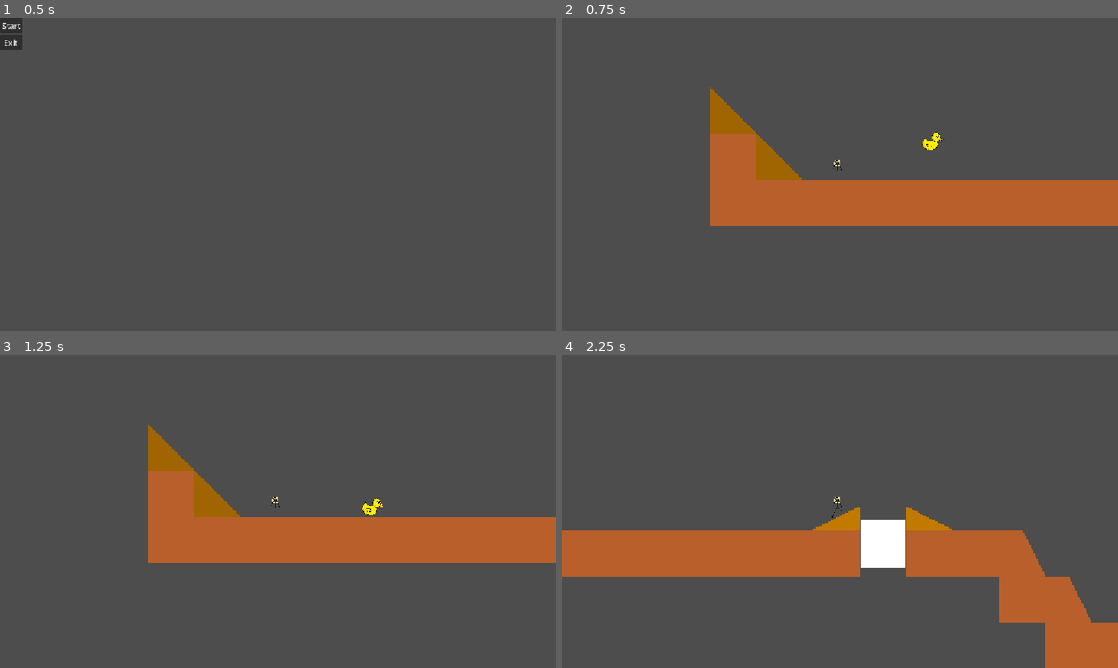
Above: before the commit, frames 1-4 (two rows, left to right).
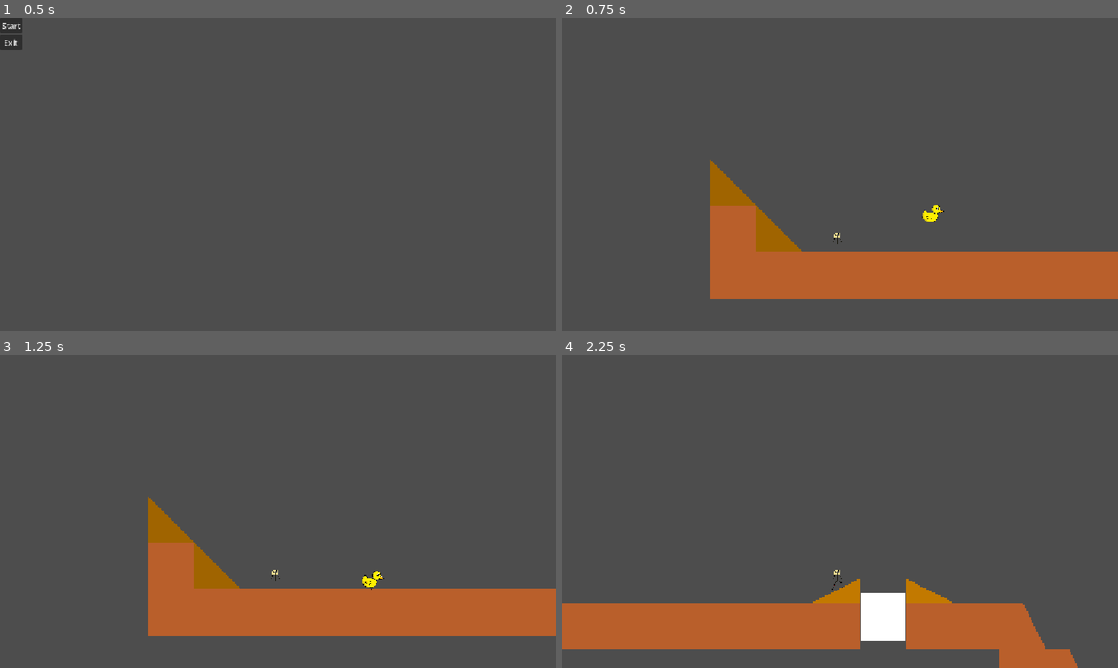
Above: after the commit, the same moments.

Repository: Mareruma/Bounce-Back
Game: Godot game, scene res://Scenes/game.tscn
Two runs of this game, one before a commit and one after it. Both use one fixed random seed, a clock stepped at 60 frames per second and the inputs below.
Inputs:
- Up to frame 1 (0.5 s): no input
- Up to frame 2 (0.75 s): click "Start" at 0.5 s
- Up to frame 3 (1.25 s): no input
- Up to frame 4 (2.25 s): tap Enter (ui_accept) at 1.25, 1.52 s; hold Right (ui_right) from 1.28 s (still down); tap F (kick) at 1.35, 2.1 s

Frame 1 is identical in both runs. In frame 2, 25% of the frame differs, in the area x 26-100%, y 22-90%; in frame 3, 25%; in frame 4, 30%, in the area x 0-100%, y 45-100%.

Commit message:
tuned physics

Diff:
--- a/Scenes/player.tscn
+++ b/Scenes/player.tscn
@@ -65,6 +65,7 @@
 shape = SubResource("CapsuleShape2D_3smsa")
 
 [node name="Camera2D" type="Camera2D" parent="." unique_id=1259623436]
+offset = Vector2(0, -50)
 zoom = Vector2(3, 3)
 
 [node name="KickArea" type="Area2D" parent="." unique_id=421994624]
--- a/Scripts/player.gd
+++ b/Scripts/player.gd
@@ -26,12 +26,12 @@
 func kick():
 	for body in kick_area.get_overlapping_bodies():
 		if body is RigidBody2D:
-			var direction = Vector2(facing_direction, -0.3).normalized()
+			var direction = Vector2(facing_direction*0.05, -0.02).normalized()
 			body.apply_central_impulse(direction * kick_force)
 func kick_up():
 	for body in kick_area.get_overlapping_bodies():
 		if body is RigidBody2D:
-			var direction = Vector2(sign(facing_direction), -3.5).normalized()
+			var direction = Vector2(facing_direction*0.1, -2).normalized()
 			body.apply_central_impulse(direction * kick_force)
 
 func _physics_process(delta: float) -> void:
@@ -53,10 +53,10 @@
 	kick_area.position.x = facing_direction * kick_range_offset
 	if Input.is_action_just_pressed("kick"):
 		kick()
-		if not is_kicking:
-			kick_animation()
+		kick_animation()
 	if Input.is_action_just_pressed("kick_up"):
 		kick_up()
+		kick_animation()
 	#Iedarbiba uz rigidbody
 	for i in get_slide_collision_count():
 		var collision = get_slide_collision(i)
@@ -88,6 +88,8 @@
 func kick_animation():
 	is_kicking = true
 	anim_sprite.play("Kick")
+	await anim_sprite.animation_finished
+	anim_sprite.play("Idle")
 
 func update_animation(direction: float) -> void:
 	if direction > 0:
--- a/project.godot
+++ b/project.godot
@@ -58,6 +58,7 @@
 [physics]
 
 3d/physics_engine="Jolt Physics"
+2d/default_gravity=960.0
 
 [rendering]
 
